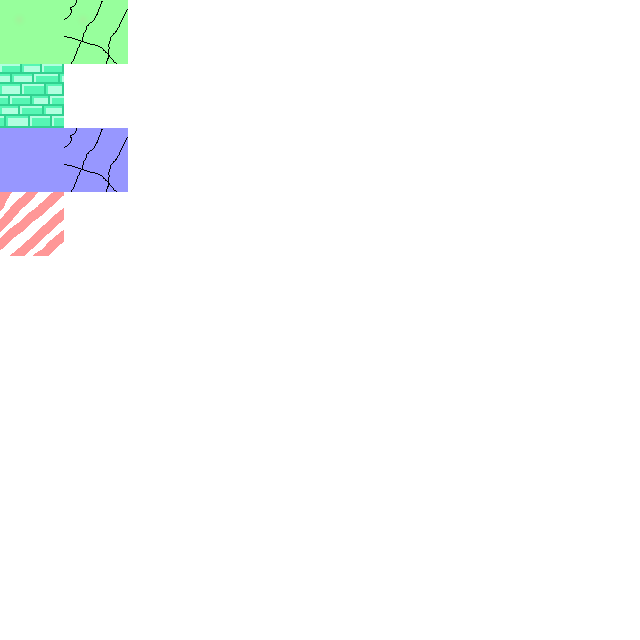
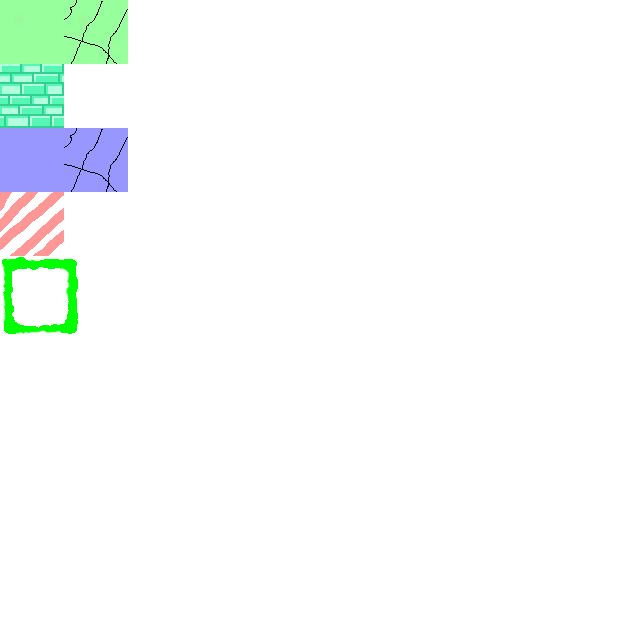
Revision of a layered 640x640 image; what changed, layer by layer:
added layer "border" above "border helper" over box(2, 257, 80, 336)
